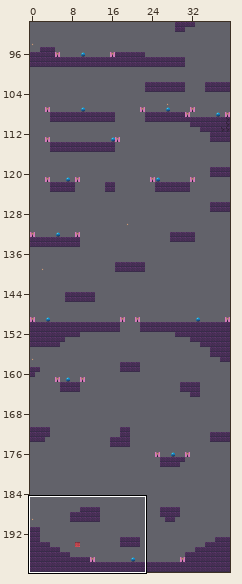
Two versions of a level (Tiled map, levels/level_data/level_1.tmx). Above: a wide view before the commit, with the close-up outlined.
Close-up. As it was:
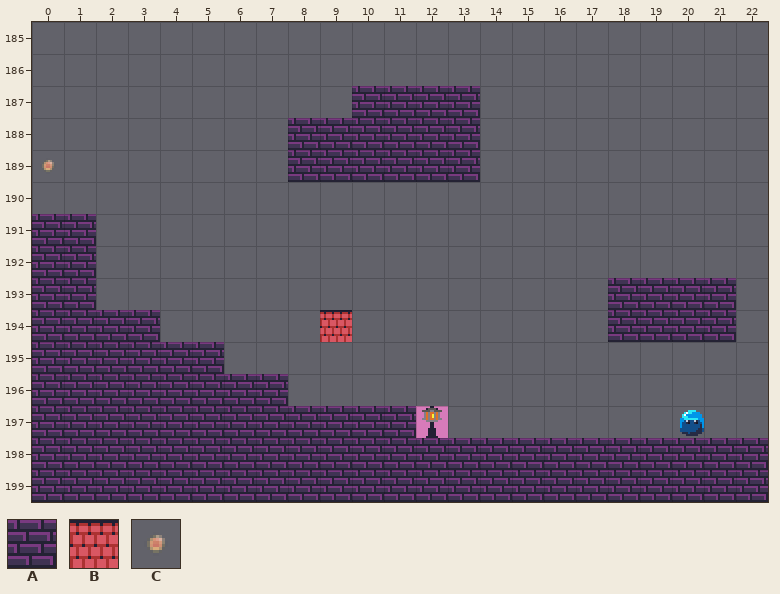
Cells are 16x16 px. Shown: x 0..22, y 185..199. The commit also changed other parts of the map, which this record leaves out.
Key: from "DarkCastle": A 0; from "OutdoorHouseSet": B 7; from "coin_tiles": C 0.
_ is an empty cell, # one hidden under a higher layer.
Layers that did not change in this view are not listed.
Layer "terrain" before, first column x 0:
185 _______________________
186 _______________________
187 __________AAAA_________
188 ________AAAAAA_________
189 ________AAAAAA_________
190 _______________________
191 AA_____________________
192 AA_____________________
193 AA________________AAAA_
194 AAAA______________AAAA_
195 AAAAAA_________________
196 AAAAAAAA_______________
197 AAAAAAAAAAAA#__________
198 AAAAAAAAAAAAAAAAAAAAAAA
199 AAAAAAAAAAAAAAAAAAAAAAA
After the commit:
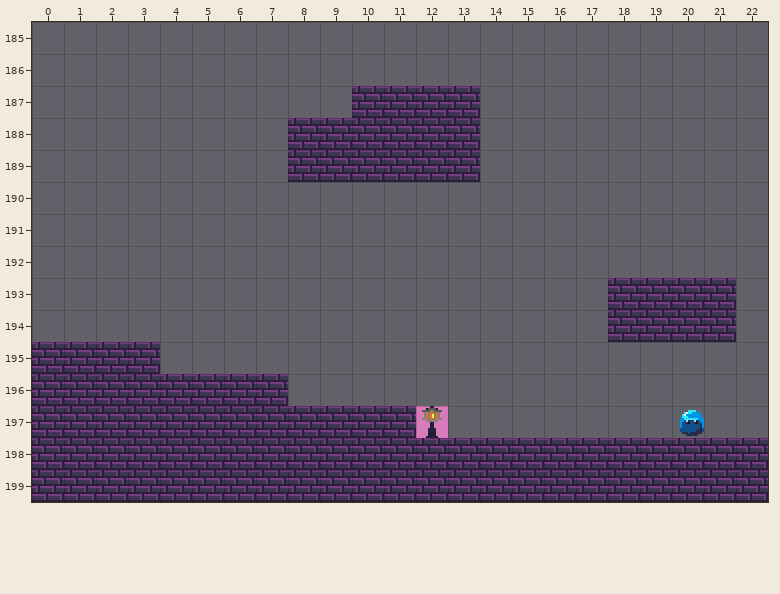
Diff:
Layer "terrain":
y 191..193: x 0..1 AA -> __
y 194: x 0..3 AAAA -> ____
y 195: x 4..5 AA -> __
Layer "player" (now hidden):
y 194: x 9 B -> _
Layer "coins" (now hidden):
y 189: x 0 C -> _
Pixel boxes of the changes (left, top, right, bottom) in both close-ups:
removed: (42, 160, 54, 172)
removed: (32, 214, 224, 374)
removed: (320, 310, 352, 342)
